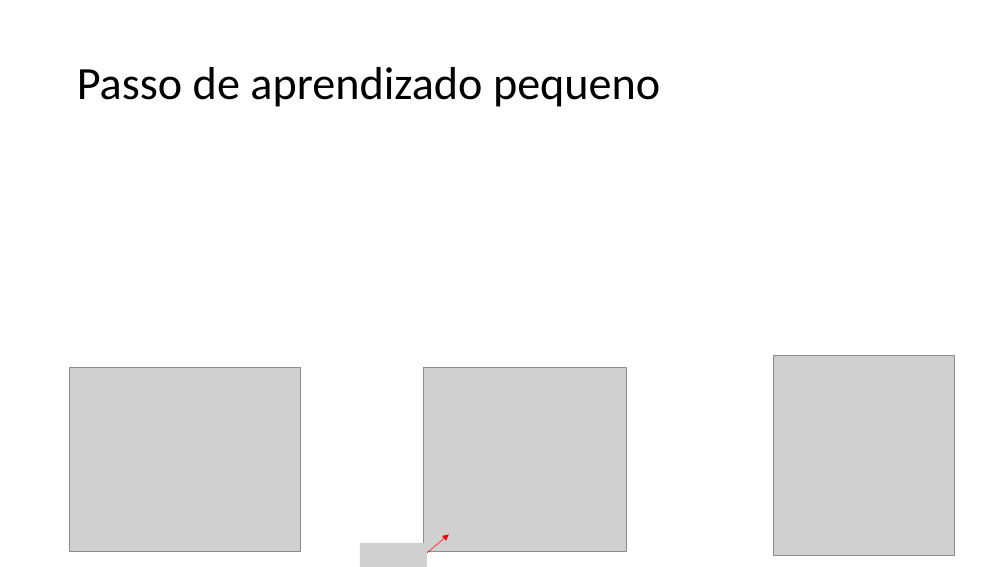
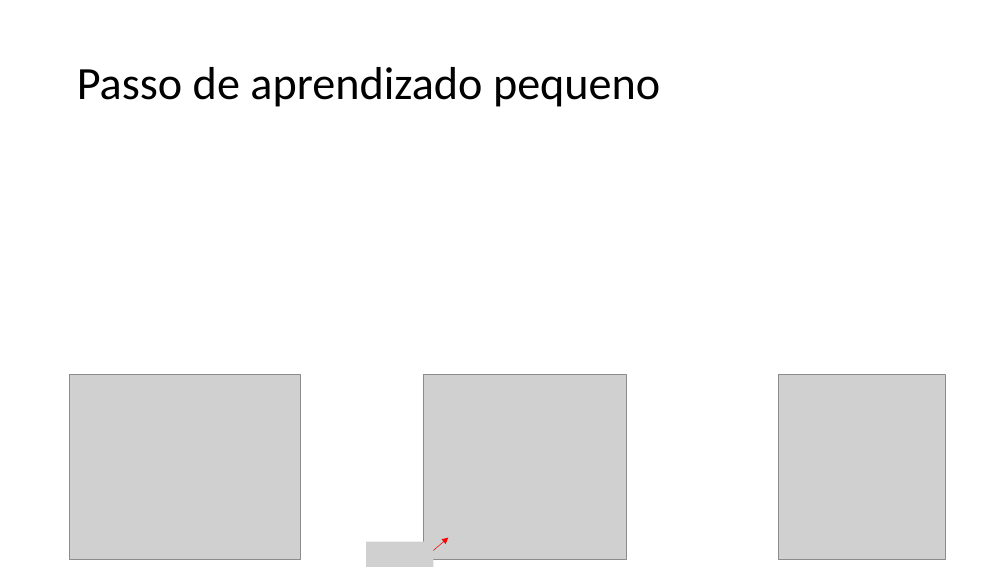
Before and after one commit to zz4fap/t319_aprendizado_de_maquina, a slide deck: slide 7 of slides/T319_Regressão_Linear (Parte III).pptx (slide 8 before the commit). Drawn at 1008x567 pixels with LibreOffice and Linux fonts; fonts in the diff are those of the drawing; grey boxes stand for pictures. Boxes give left, top, right and bottom in pixels: in the first picture for what was removed or moved away, otherwise in the second. Text is boxed around its words. In the diff, an @@ line names an element or a change of style, - is before the commit and + after.

```diff
--- a/slides/T319_Regressão_Linear (Parte III).pptx
+++ b/slides/T319_Regressão_Linear (Parte III).pptx
@@ picture: place and size @@
-picture at box(774, 356, 954, 556)
+picture at box(779, 374, 945, 559)
@@ 2 pictures, 1 arrow: place and size @@
-2 pictures, 1 arrow at box(70, 368, 627, 556)
+2 pictures, 1 arrow at box(70, 374, 627, 559)
@@ picture: place and size @@
-picture at box(360, 543, 427, 567)
+picture at box(366, 541, 433, 567)
```
Also in this commit, not shown: 4 other slides changed, 3 slides removed, 1 other file.
